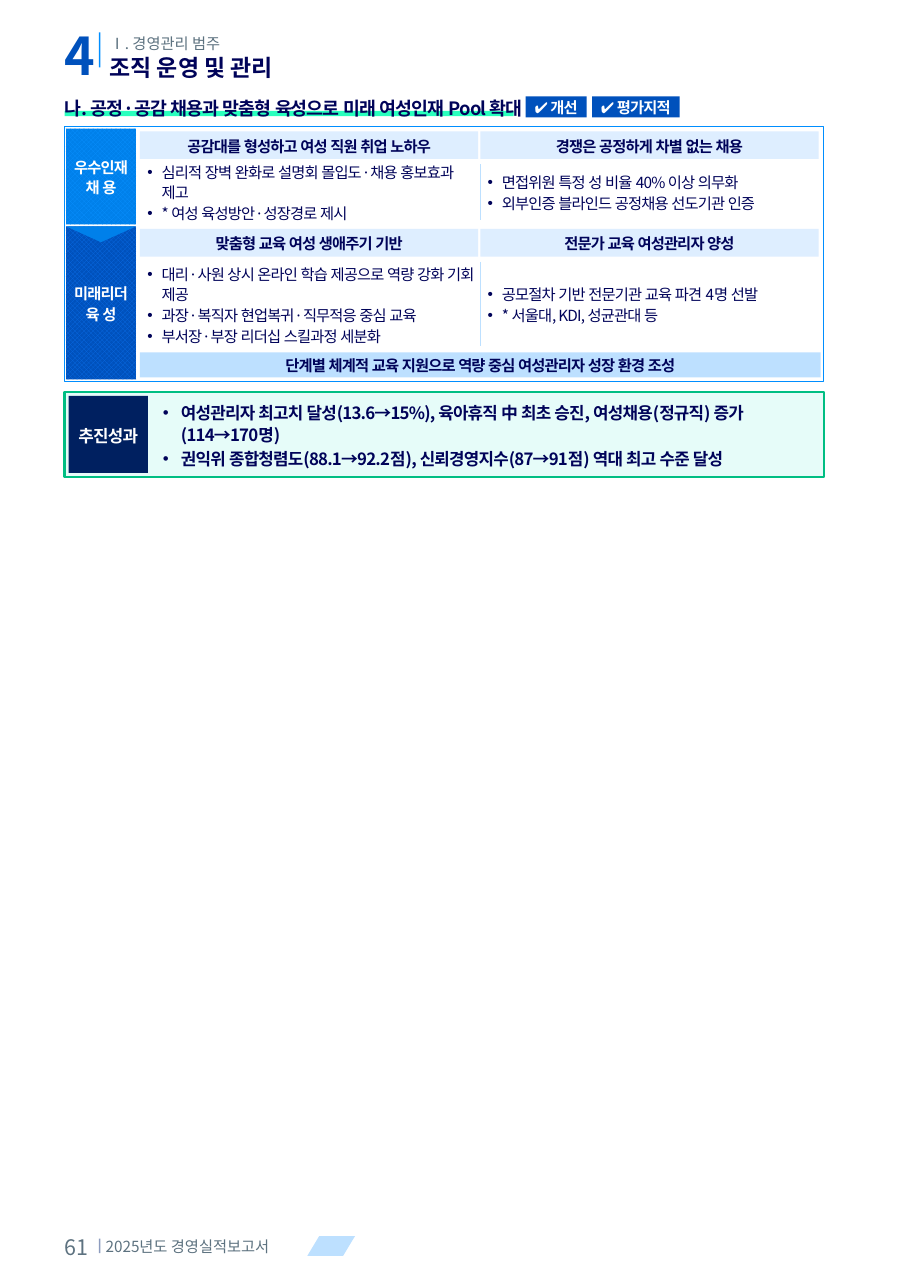
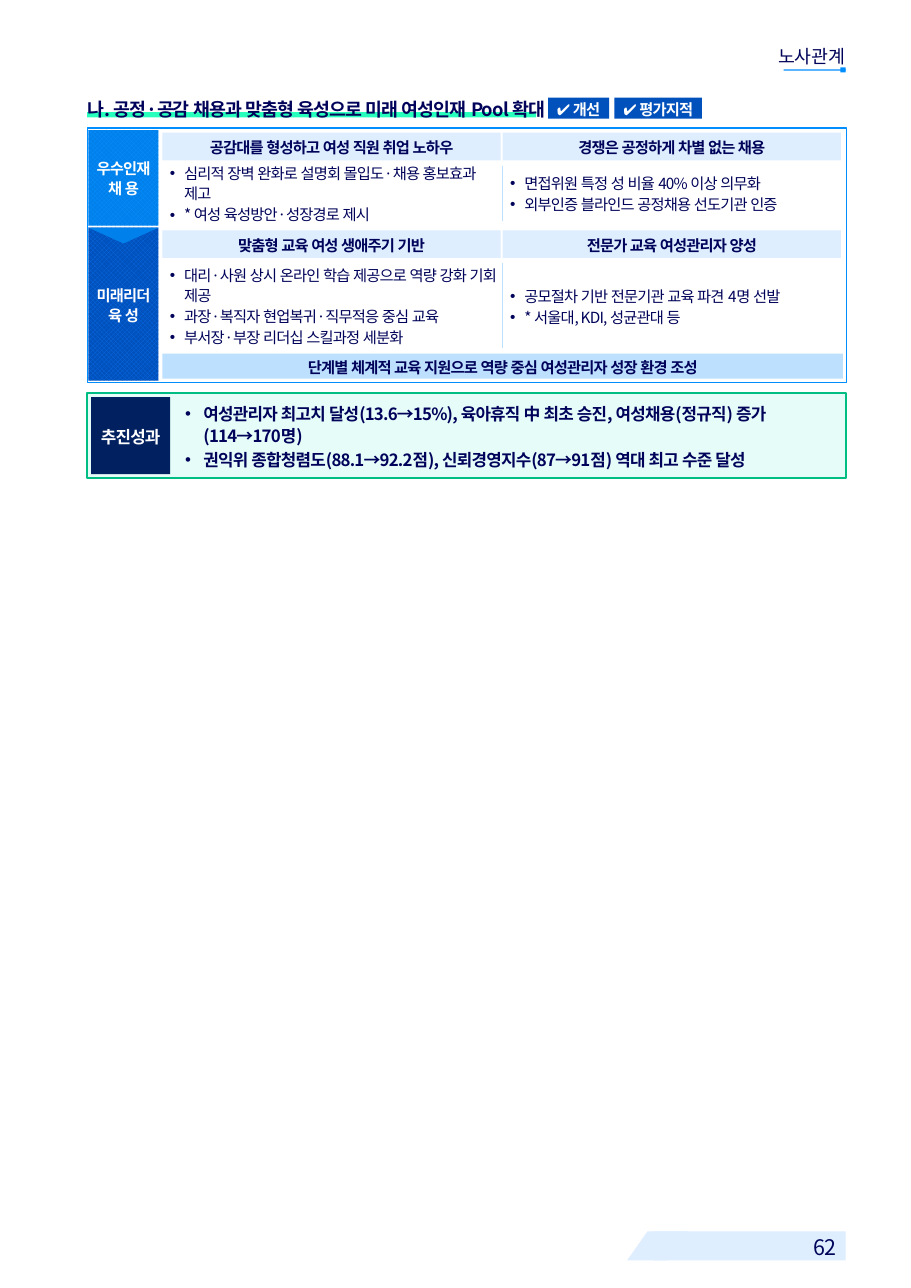
Before and after one commit to khjlsi-creator/claude, a slide deck: slide 62 of korad-경영평가-ppt/KORAD_경영평가_레이아웃_템플릿_A4세로.pptx (slide 61 before the commit). Drawn at 911x1288 pixels with LibreOffice and Linux fonts; fonts in the diff are those of the drawing; background and template pictures are left out. Boxes give left, top, right and bottom in pixels: in the first picture for what was removed or moved away, otherwise in the second. Text is boxed around its words. In the diff, an @@ line names an element or a change of style, - is before the commit and + after.

```diff
--- a/korad-경영평가-ppt/KORAD_경영평가_레이아웃_템플릿_A4세로.pptx
+++ b/korad-경영평가-ppt/KORAD_경영평가_레이아웃_템플릿_A4세로.pptx
@@ text removed at (65, 36, 96, 75) @@
-4
@@ rectangle removed at (99, 32, 100, 67) @@
@@ text removed at (110, 36, 220, 50) @@
-Ⅰ. 경영관리 범주
@@ text removed at (110, 56, 273, 78) @@
-조직 운영 및 관리
@@ text added at (778, 47, 845, 69), 12 pt, text #000359 @@
+노사관계
@@ rectangle added at (783, 69, 845, 71), fill #008EFF @@
@@ rectangle added at (840, 67, 846, 73), fill #008EFF @@
@@ 3 texts, 1 rectangle: place and size @@
-3 texts, 1 rectangle at (162, 96, 679, 344)
+3 texts, 1 rectangle at (184, 98, 702, 345)
@@ 12 texts, 11 rectangles, 2 lines, 1 freeform shape: place and size @@
-12 texts, 11 rectangles, 2 lines, 1 freeform shape at (65, 96, 824, 477)
+12 texts, 11 rectangles, 2 lines, 1 freeform shape at (87, 97, 846, 478)
@@ text "추진성과": place and size @@
-text "추진성과" at (78, 428, 138, 444)
+text "추진성과" at (101, 429, 161, 445)
@@ rectangle: place and size @@
-rectangle at (68, 395, 148, 473)
+rectangle at (91, 398, 171, 475)
@@ text removed at (65, 1239, 89, 1255) @@
-61
@@ rectangle removed at (99, 1239, 100, 1254) @@
@@ text removed at (106, 1239, 269, 1253) @@
-2025년도 경영실적보고서
@@ parallelogram removed at (307, 1236, 355, 1256) @@
@@ parallelogram added at (627, 1232, 687, 1260), fill #DEEEFF @@
@@ rectangle added at (653, 1232, 846, 1260), fill #DEEEFF @@
@@ text added at (813, 1239, 837, 1256), 14 pt, text #000359 @@
+62
```
Also in this commit, not shown: 39 other slides changed, 6 slides added, 5 slides removed, 3 other files.
